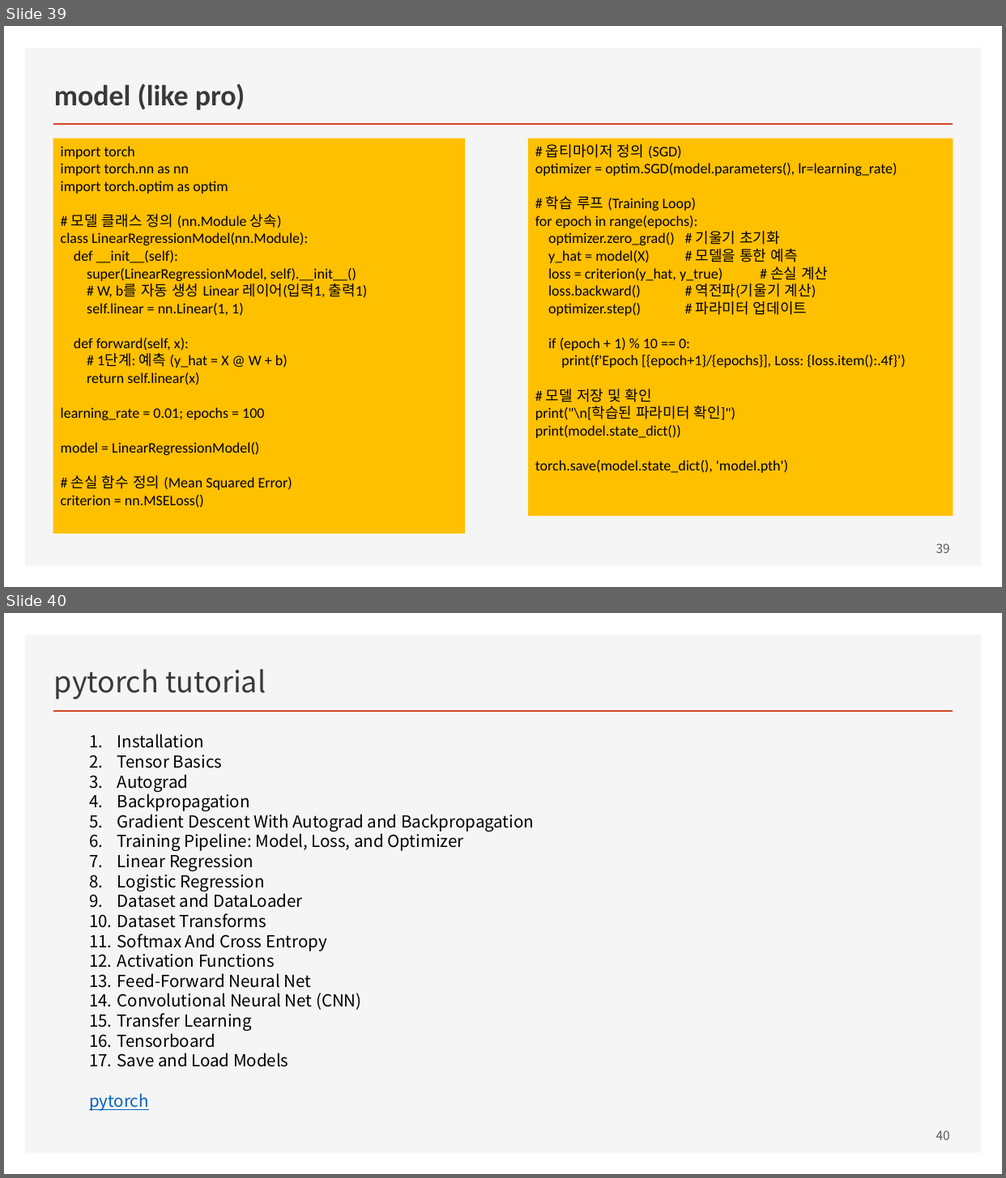
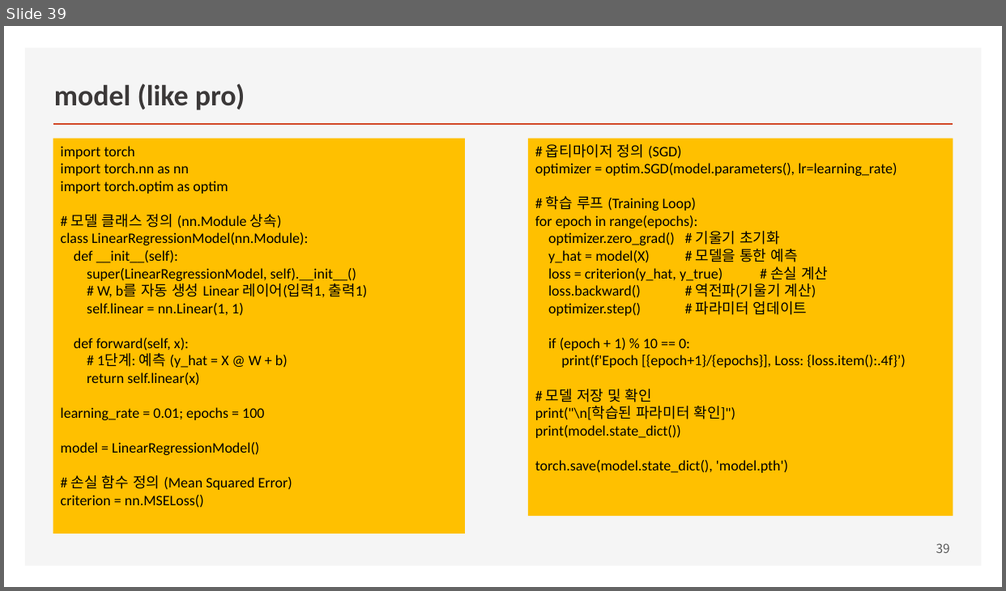
Before and after one commit to ancestor9/mathematics-for-machine-learning, a slide deck: Linear_Algebra/w5_02_Deep_Learning_with_pytorch.pptx. Shown one above the other, each under a label of ours: slides 39 and 40 before the commit, slide 39 after it. The pictures are 1006x1178 and 1006x591 pixels, drawn with LibreOffice and Linux fonts; fonts in the diff are those of the drawing. Boxes give left, top, right and bottom in pixels: in the first picture for what was removed or moved away, otherwise in the second. Text is boxed around its words. In the diff, an @@ line names an element or a change of style, - is before the commit and + after.

```diff
--- a/Linear_Algebra/w5_02_Deep_Learning_with_pytorch.pptx
+++ b/Linear_Algebra/w5_02_Deep_Learning_with_pytorch.pptx
@@ slide 40 removed at bbox=[4, 613, 1002, 1174], background #FFFFFF; not listed: 2 template elements that a slide beside it also shows @@
@@ title removed at bbox=[54, 669, 266, 700] @@
-pytorch tutorial
@@ text removed at bbox=[89, 734, 534, 1111] @@
-1. Installation
-2. Tensor Basics
-3. Autograd
-4. Backpropagation
-5. Gradient Descent With Autograd and Backpropagation
-6. Training Pipeline: Model, Loss, and Optimizer
-7. Linear Regression
-8. Logistic Regression
-9. Dataset and DataLoader
-10. Dataset Transforms
-11. Softmax And Cross Entropy
-12. Activation Functions
-13. Feed-Forward Neural Net
-14. Convolutional Neural Net (CNN)
-15. Transfer Learning
-16. Tensorboard
-17. Save and Load Models
-pytorch
@@ page number removed at bbox=[936, 1131, 950, 1140] @@
-40
```
Also in this commit, not shown: 2 slides added.
